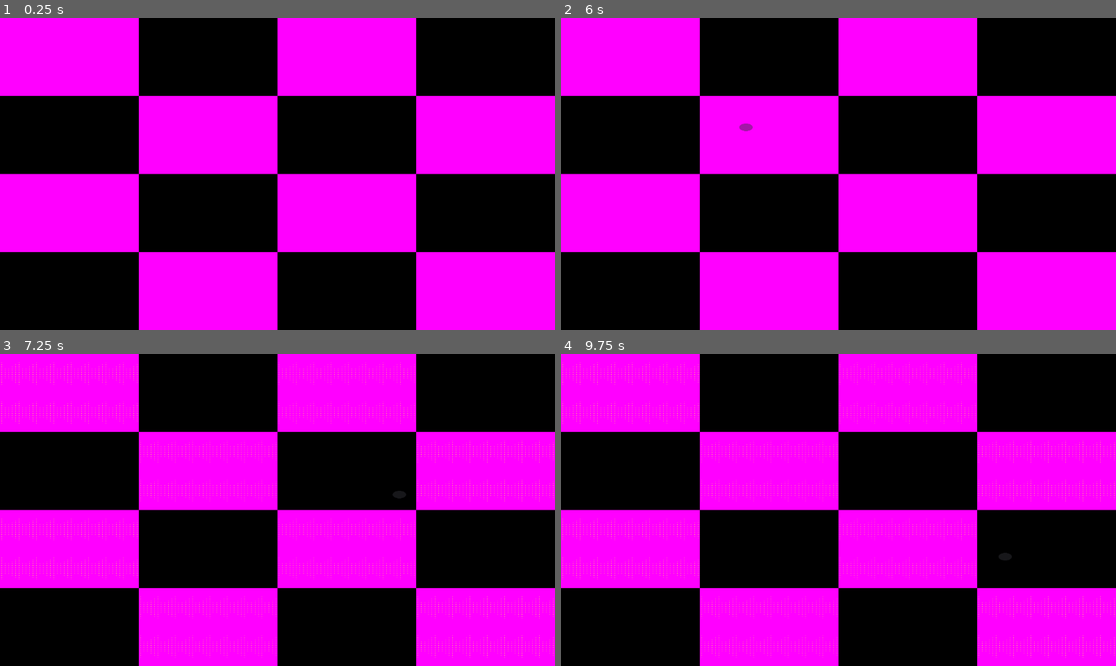
Above: before the commit, frames 1-4 (two rows, left to right).
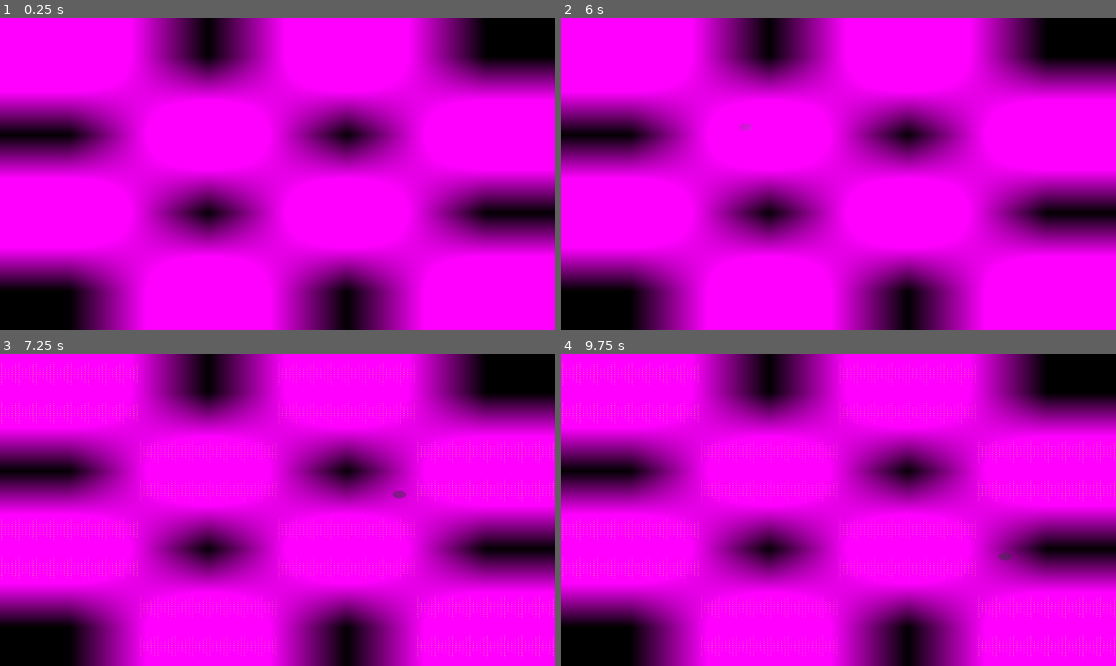
Above: after the commit, the same moments.

Repository: solaymanehimite/fluid-simulation
Game: Godot game, scene res://simulation.tscn
Same seed, same stepped clock (60 frames per second), same inputs: the game is played once before the commit and once after it.
Inputs (mouse positions are in pixels of both pictures, inside the frame that each line leads up to):
- Up to frame 1 (0.25 s): no input
- Up to frame 2 (6 s): tap Enter at 0.5, 2, 3.5 s; move the mouse to (960, 158) at 0.52 s; hold D 0.53-1.25 s; tap E every 1.5 s from 0.6 to 5.1 s; click (960, 158) at 0.67 s; tap Space at 1.25, 2.75, 4.25 s; drag from (727, 189) to (810, 236) at 1.27 s; move the mouse to (894, 105) at 2.02 s; hold D 2.03-2.75 s; click (894, 105) at 2.17 s; drag from (810, 236) to (672, 127) at 2.77 s; move the mouse to (1005, 220) at 3.52 s; click (1005, 220) at 3.67 s; drag from (672, 127) to (755, 96) at 4.27 s; move the mouse to (866, 174) at 5.02 s; click (866, 174) at 5.17 s; drag from (755, 96) to (727, 189) at 5.77 s
- Up to frame 3 (7.25 s): move the mouse to (399, 494) at 6.52 s; hold D from 6.53 s (still down); tap E at 6.6 s; click (399, 494) at 6.67 s
- Up to frame 4 (9.75 s): release D at 7.25 s; drag from (727, 525) to (810, 572) at 7.27 s; move the mouse to (894, 441) at 8.02 s; tap E at 8.1, 9.6 s; click (894, 441) at 8.17 s; drag from (810, 572) to (672, 463) at 8.77 s; move the mouse to (1005, 556) at 9.52 s; hold D from 9.53 s (still down); click (1005, 556) at 9.67 s

The runs differ from the first frame. In frame 1, 46% of the frame differs, in the area x 0-100%, y 0-100%; in frame 2, 46%; in frame 3, 46%; in frame 4, 46%.

Commit message:
Add dye bloom and export preset

Diff:
--- a/scripts/simulation.gd
+++ b/scripts/simulation.gd
@@ -4,7 +4,7 @@
 @export var width := 16
 @export var height := 16
 @export_range(1, 200) var pressure_iterations := 100
-@export_range(0.5, 10.0, 0.5) var mouse_brush_radius := 2.0
+@export_range(0.5, 32.0, 0.5) var mouse_brush_radius := 2.0
 @export_range(0.1, 100.0, 0.5) var mouse_max_velocity := 10.0
 @export_range(0.0, 10.0, 0.1) var velocity_dissipation := 0.05
 @export_range(0.0, 2.0, 0.01) var advection_time_scale := 1.0
@@ -114,7 +114,7 @@
 
 	if event is InputEventMouseButton:
 		if event.button_index == MOUSE_BUTTON_WHEEL_UP:
-			mouse_brush_radius = min(mouse_brush_radius + 0.5, 10.0)
+			mouse_brush_radius = min(mouse_brush_radius + 0.5, 32.0)
 			_update_brush_visual()
 			return
 		if event.button_index == MOUSE_BUTTON_WHEEL_DOWN:
--- a/shaders/navier_stokes.gdshader
+++ b/shaders/navier_stokes.gdshader
@@ -3,12 +3,16 @@
 uniform sampler2D divergence_texture : filter_nearest;
 uniform sampler2D velocity_texture : filter_nearest;
 uniform sampler2D dye_texture : filter_nearest;
+uniform sampler2D dye_bloom_texture : filter_linear;
 uniform vec2 grid_size = vec2(16.0, 16.0);
 uniform bool show_arrows = true;
 uniform bool show_divergence = true;
 uniform bool show_brush = false;
 uniform vec2 brush_position = vec2(0.5, 0.5);
 uniform float brush_radius = 2.0;
+uniform bool bloom_enabled = true;
+uniform float bloom_strength = 0.8;
+uniform float bloom_radius = 2.0;
 
 void fragment() {
     float divergence = texture(divergence_texture, UV).r;
@@ -24,6 +28,23 @@
 
     vec4 dye = texture(dye_texture, UV);
     background = mix(background, dye.rgb, clamp(dye.a, 0.0, 1.0));
+
+    // Small screen-space blur around the dye acts as a post-process bloom.
+    if (bloom_enabled) {
+        vec3 glow = vec3(0.0);
+        float total_weight = 0.0;
+        vec2 texel = 1.0 / grid_size;
+        for (int x = -2; x <= 2; x++) {
+            for (int y = -2; y <= 2; y++) {
+                vec2 offset = vec2(float(x), float(y));
+                float weight = exp(-dot(offset, offset) / (2.0 * bloom_radius * bloom_radius));
+                vec4 sample_dye = texture(dye_bloom_texture, clamp(UV + offset * texel, vec2(0.0), vec2(1.0)));
+                glow += sample_dye.rgb * sample_dye.a * weight;
+                total_weight += weight;
+            }
+        }
+        background += glow / total_weight * bloom_strength;
+    }
 
     if (show_arrows) {
         vec2 velocity = texture(velocity_texture, UV).rg;
--- a/simulation.tscn
+++ b/simulation.tscn
@@ -14,12 +14,16 @@
 shader_parameter/divergence_texture = SubResource("Texture2DRD_divergence")
 shader_parameter/velocity_texture = SubResource("Texture2DRD_velocity")
 shader_parameter/dye_texture = SubResource("Texture2DRD_dye")
+shader_parameter/dye_bloom_texture = SubResource("Texture2DRD_dye")
 shader_parameter/grid_size = Vector2(16, 16)
 shader_parameter/show_arrows = false
 shader_parameter/show_divergence = false
 shader_parameter/show_brush = false
 shader_parameter/brush_position = Vector2(0.5, 0.5)
 shader_parameter/brush_radius = 2.0
+shader_parameter/bloom_enabled = true
+shader_parameter/bloom_strength = 0.8
+shader_parameter/bloom_radius = 2.0
 
 [sub_resource type="PlaceholderTexture2D" id="PlaceholderTexture2D_pv5co"]
 
@@ -33,11 +37,11 @@
 script = ExtResource("1_7ptn5")
 width = 160
 height = 160
-pressure_iterations = 60
+pressure_iterations = 80
 mouse_max_velocity = 20.1
 advection_time_scale = 2.0
 enable_pressure_projection = true
-dye_dissipation = 0.3
+dye_dissipation = 0.1
 
 [node name="PanelContainer" type="PanelContainer" parent="." unique_id=1307574083]
 layout_mode = 1
Not shown, added: export_presets.cfg
